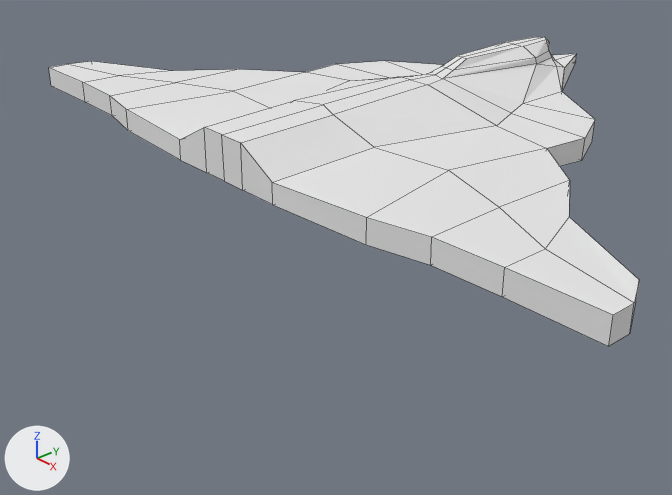
Two versions of the Blender file branches/ships/boss_1-2/boss_1-2.blend, one commit apart.
Rendered twice from a 50 mm camera at (6.97, -7.16, 4.16) aimed at (-0.19, -0.94, -0.39). Lighting does not change. The marker at lower left points along +X, +Y and +Z. Mesh edges are drawn as thin lines.
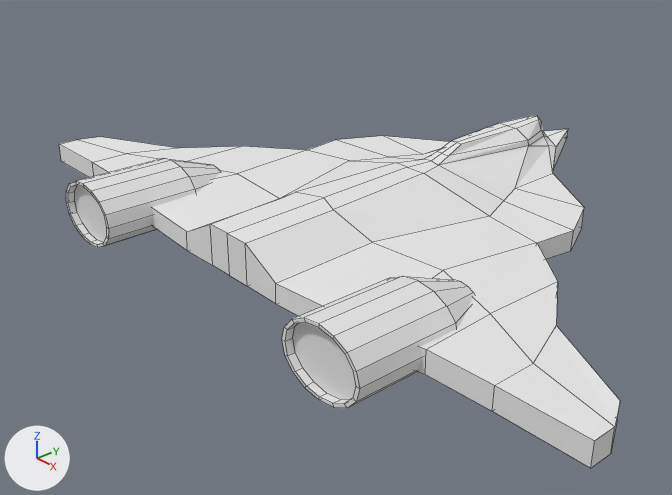
Where the change shows, as pixel boxes [x1, y1, x2, y2] in the pictures (672 x 495 px):
'Cube', moved: before [49, 37, 639, 346]; after [59, 116, 620, 468]
'Booster.001', added: after [282, 276, 474, 408]
'Booster', added: after [66, 158, 221, 248]

Patch to the scene script:
```diff
--- a/branches/ships/boss_1-2/boss_1-2.blend.py
+++ b/branches/ships/boss_1-2/boss_1-2.blend.py
@@ me_cylinder_001 @@
+me_cylinder_001.from_pydata(...)  # 80 vertices, 66 faces; spans x -1.0..1.0, y -1.0..1.0, z -1.46..1.0
@@ ob_cube @@
 ob_cube = bpy.data.objects.new('Cube', me_cube)
-ob_cube.location = (0.0, 0.0, 1.01)
+ob_cube.location = (0.0, 0.0, 0.0)
 _m = ob_cube.modifiers.new('Mirror', 'MIRROR')
@@ ob_booster @@
+ob_booster = bpy.data.objects.new('Booster', me_cylinder_001)
+ob_booster.parent = ob_cube
+ob_booster.matrix_parent_inverse = Matrix(((1.0, 0.0, 0.0, 0.0), (0.0, 1.0, 0.0, 0.0), (0.0, 0.0, 1.0, -1.014), (0.0, 0.0, 0.0, 1.0)))
+ob_booster.location = (-2.0, -2.334, 1.03)
+ob_booster.rotation_euler = (1.571, 0.0, 0.0)  # degrees (90, 0, 0)
+ob_booster.scale = (0.493, 0.368, 0.692)
@@ ob_booster_001 @@
+ob_booster_001 = bpy.data.objects.new('Booster.001', me_cylinder_001.copy())
+ob_booster_001.parent = ob_cube
+ob_booster_001.matrix_parent_inverse = Matrix(((1.0, 0.0, 0.0, 0.0), (0.0, 1.0, 0.0, 0.0), (0.0, 0.0, 1.0, -1.014), (0.0, 0.0, 0.0, 1.0)))
+ob_booster_001.location = (2.0, -2.334, 1.03)
+ob_booster_001.rotation_euler = (1.571, 0.0, 0.0)  # degrees (90, 0, 0)
+ob_booster_001.scale = (0.493, 0.368, 0.692)
```
